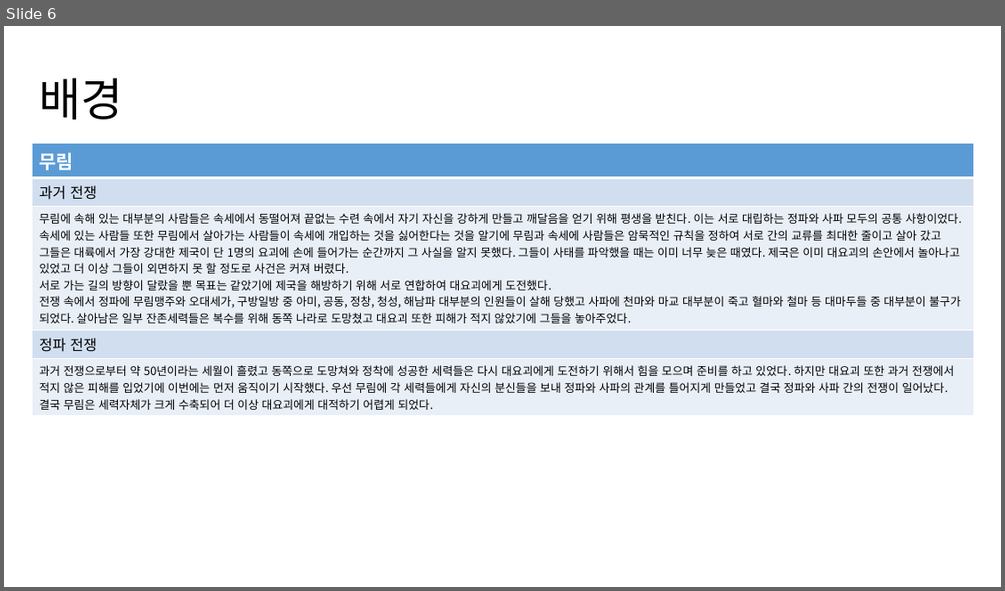
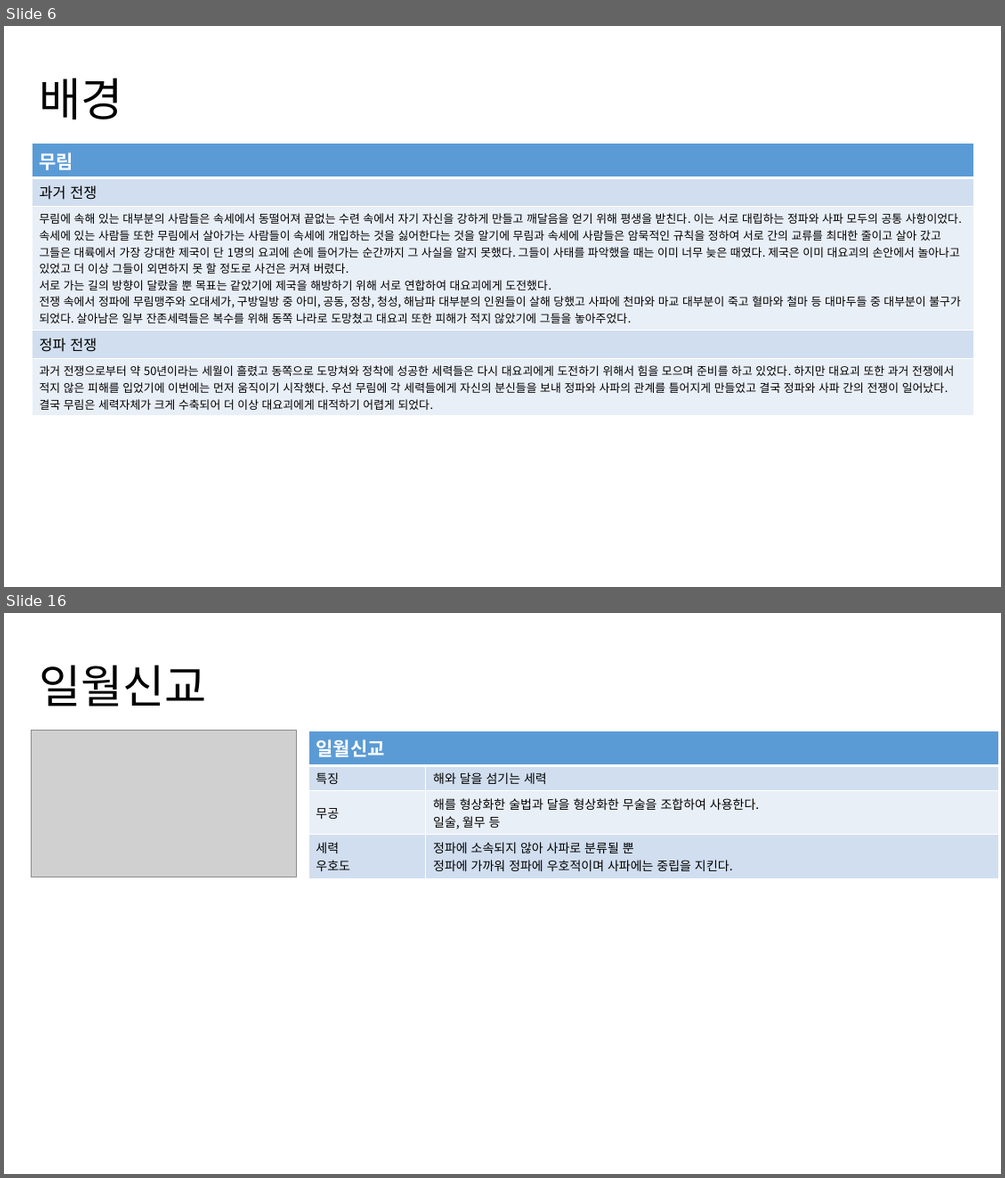
Before and after one commit to yjk0401/unityenginebasic_9th, a slide deck: 기획/세력 기획서.pptx. Shown one above the other, each under a label of ours: slide 6 before the commit, slides 6 and 16 after it; the slides between them are not shown. The pictures are 1005x591 and 1005x1178 pixels, drawn with LibreOffice and Linux fonts; fonts in the diff are those of the drawing; grey boxes stand for pictures. Boxes give left, top, right and bottom in pixels: in the first picture for what was removed or moved away, otherwise in the second. Text is boxed around its words. In the diff, an @@ line names an element or a change of style, - is before the commit and + after.

```diff
--- a/기획/세력 기획서.pptx
+++ b/기획/세력 기획서.pptx
@@ slide 16 added at (4,613,1001,1174), background #FFFFFF @@
@@ title added at (39,665,207,706), 44 pt, text #000000 @@
+일월신교
@@ picture added at (32,730,297,877) @@
@@ table added at (308,731,998,875), 4 rows, 2 columns @@
+일월신교 | 
+특징 | 해와 달을 섬기는 세력
+무공 | 해를 형상화한 술법과 달을 형상화한 무술을 조합하여 사용한다. / 일술, 월무 등
+세력 / 우호도 | 정파에 소속되지 않아 사파로 분류될 뿐 / 정파에 가까워 정파에 우호적이며 사파에는 중립을 지킨다.
```
Also in this commit, not shown: 4 slides changed, 7 other slides added, 1 slide removed, 1 other file.
